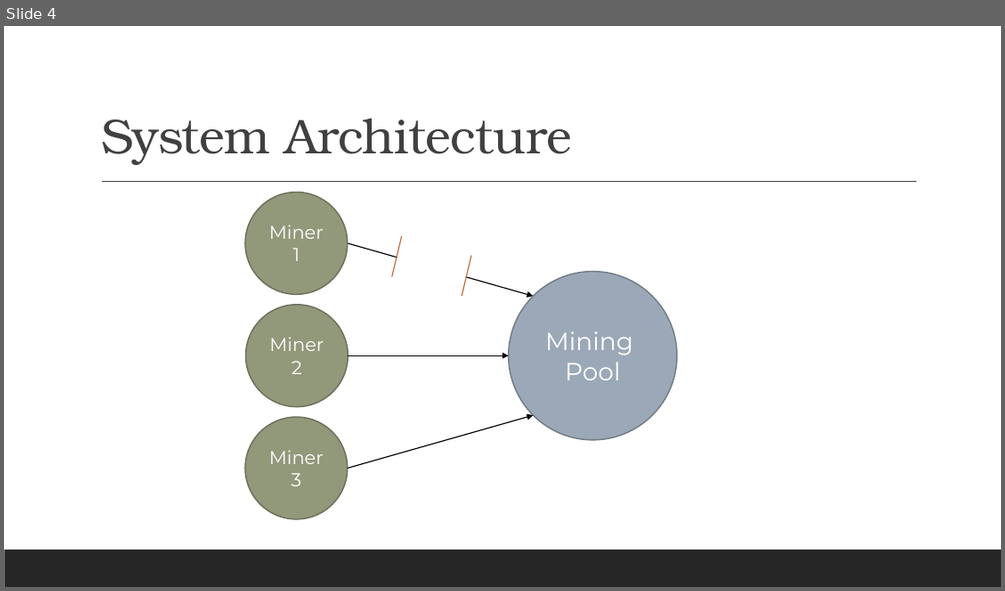
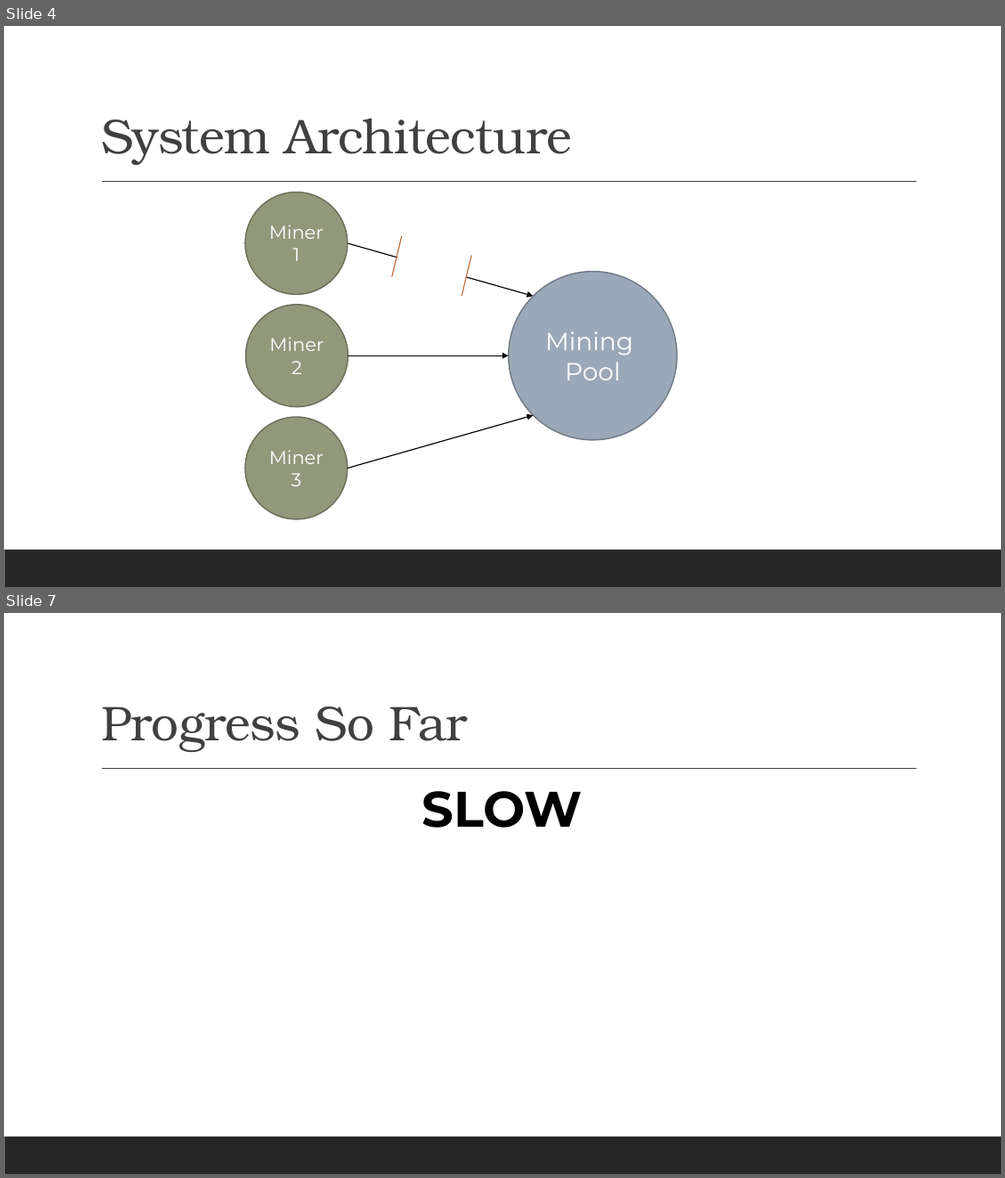
Before and after one commit to BBThornton/CryptoProject, a slide deck: Notes/Title Lorem Ipsum.pptx. Shown one above the other, each under a label of ours: slide 4 before the commit, slides 4 and 7 after it; the slides between them are not shown. The pictures are 1005x591 and 1005x1178 pixels, drawn with LibreOffice and Linux fonts; fonts in the diff are those of the drawing. Boxes give left, top, right and bottom in pixels: in the first picture for what was removed or moved away, otherwise in the second. Text is boxed around its words. In the diff, an @@ line names an element or a change of style, - is before the commit and + after.

```diff
--- a/Notes/Title Lorem Ipsum.pptx
+++ b/Notes/Title Lorem Ipsum.pptx
@@ slide 7 added at box(4, 613, 1001, 1174), background #FFFFFF; not listed: 2 template elements that a slide beside it also shows @@
@@ title added at box(101, 706, 467, 752), 47 pt, text #404040 @@
+Progress So Far
@@ text added at box(422, 791, 582, 827), 48 pt, text #000000, bold @@
+SLOW
```
Also in this commit, not shown: 3 other slides added, 3 slides removed, 3 other files.
